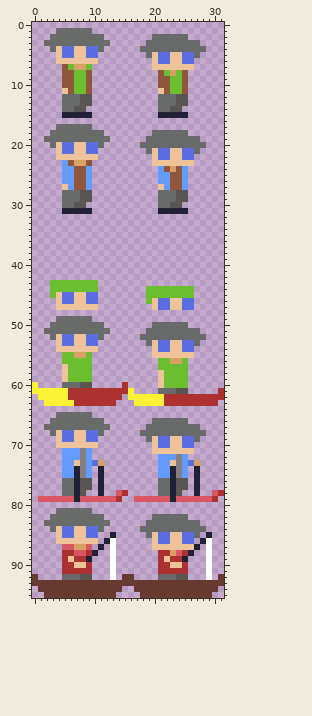
A sprite sheet gets an edit: Pappa/Assets/Sprites/Idle.png. This is how it looked before the edit.
The file is 32x96 pixels.
New version:
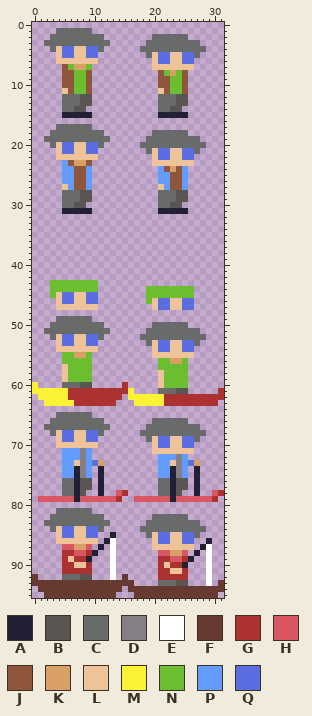
Palette (. is transparent): A #222034  B #595652  C #696a6a  D #847e87  E #ffffff  F #663931  G #ac3232  H #d95763  J #8f563b  K #d9a066  L #eec39a  M #fbf236  N #6abe30  P #639bff  Q #5b6ee1
Commit: improve fishing idle animation
Changes in this commit:
@@ x 14..31 @@
 84 ....CCCCCCCCCCC...
-85 .....CLQQLLQQC.A..
-86 ......LQQLLQQ.AE..
-87 ......LLLLLLLA.E..
-88 .......GGKHGA..E..
-89 .......GLGGA...E..
-90 .......GGLLG...E..
-91 .......GGGGG...E..
-92 .FF....CCCBB...E.F
-93 FFFFFFFFFFFFFFFFFF
-94 F..FFFFFFFFFFFFFF.
-95 ....FFFFFFFFFFFF..
+85 .....CLQQLLQQC....
+86 ......LQQLLQQ..A..
+87 ......LLLLLLL.AE..
+88 .......HHKKH.A.E..
+89 .......GGHHGA..E..
+90 .......GLGGA...E..
+91 .......GGLLG...E..
+92 .F.....GGGGG...E..
+93 FFF....CCCBB...E.F
+94 F.FFFFFFFFFFFFFFFF
+95 ...FFFFFFFFFFFFFF.
Boxes around the changes in both pictures, in picture pixels (x1, y1, x2, y2):
changed: (128, 532, 224, 598)
